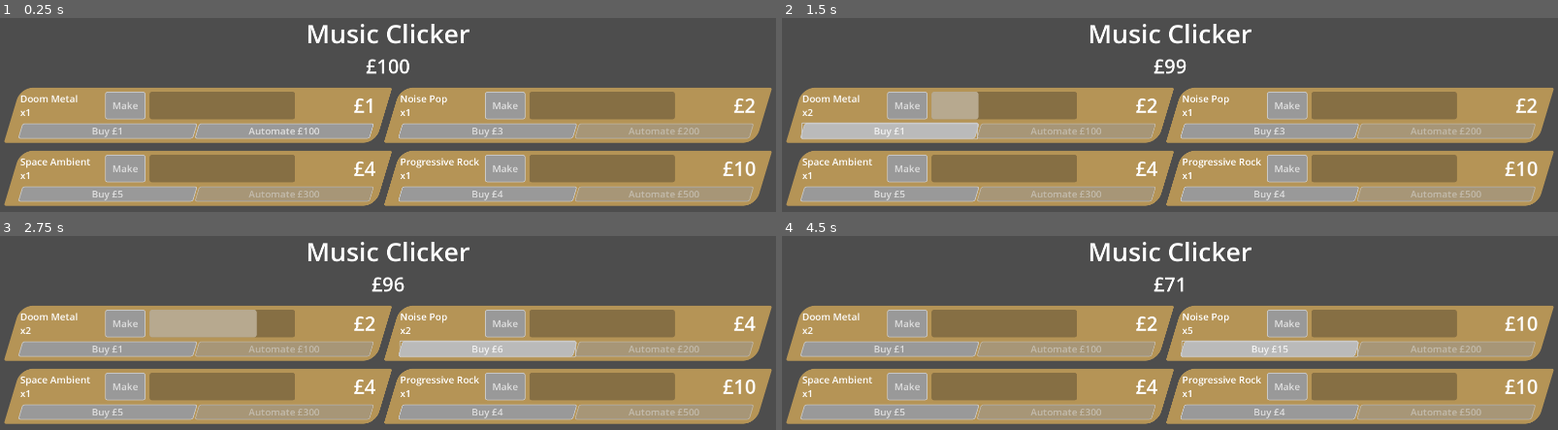
Above: before the commit, frames 1-4 (two rows, left to right).
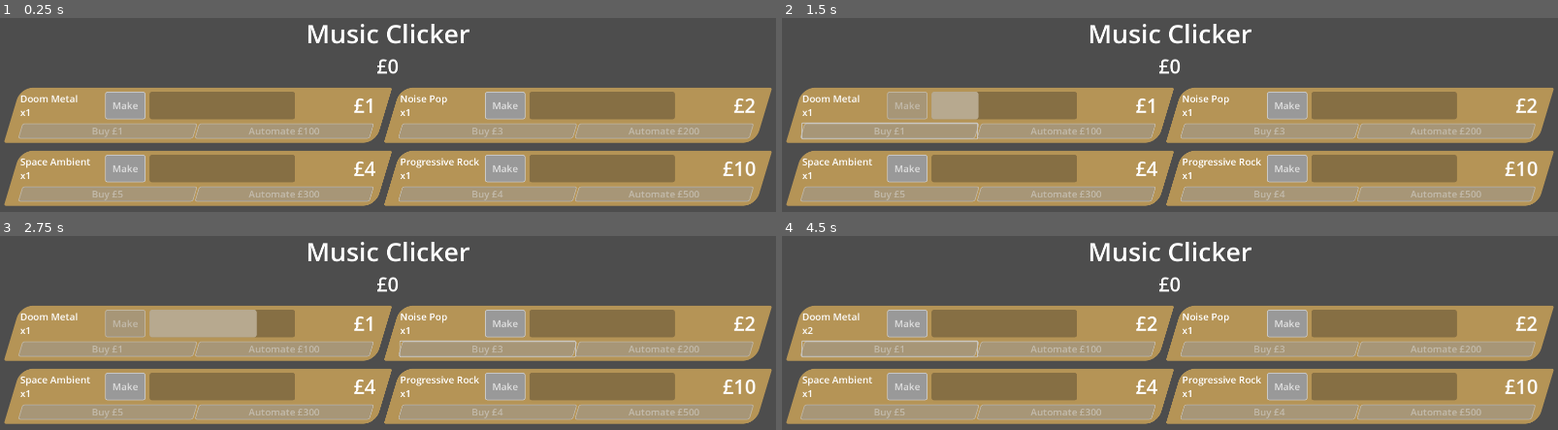
Above: after the commit, the same moments.

Repository: phrasmotica/music-clicker
Game: Godot game, scene res://game.tscn
Same seed, same stepped clock (60 frames per second), same inputs: the game is played once before the commit and once after it.
Inputs (mouse positions are in pixels of both pictures, inside the frame that each line leads up to):
- Up to frame 1 (0.25 s): no input
- Up to frame 2 (1.5 s): click "Make" at 0.5 s; click (890, 130) at 1.25 s, where only the run before the commit has a clickable "Buy £1"
- Up to frame 3 (2.75 s): click (488, 348) at 2 s, where only the run before the commit has a clickable "Buy £3"
- Up to frame 4 (4.5 s): click (1270, 348) at 2.75 s, where only the run before the commit has a clickable "Buy £6"; click (1270, 348) at 3.5 s, where only the run before the commit has a clickable "Buy £9"; click "Buy £12" (after the commit: "Buy £1") at 4.25 s

The runs differ from the first frame. In frame 1, 8.1% of the frame differs, in the area x 2-75%, y 21-95%; in frame 2, 7.4%; in frame 3, 7.4%; in frame 4, 7.2%.

Commit message:
Set starting score to 0

Diff:
--- a/game.tscn
+++ b/game.tscn
@@ -14,7 +14,6 @@
 script = ExtResource("1_vef74")
 
 [node name="ScoreManager" parent="." node_paths=PackedStringArray("game_ui") instance=ExtResource("1_2j3m2")]
-starting_score = 100
 game_ui = NodePath("../GameUI")
 
 [node name="ProductRouter" type="Node" parent="." node_paths=PackedStringArray("score_manager")]
--- a/scripts/score_manager.gd
+++ b/scripts/score_manager.gd
@@ -4,7 +4,7 @@
 @export
 var starting_score: int = 0:
 	set(value):
-		starting_score = value
+		starting_score = maxi(value, 0)
 
 		if Engine.is_editor_hint():
 			_score = starting_score
